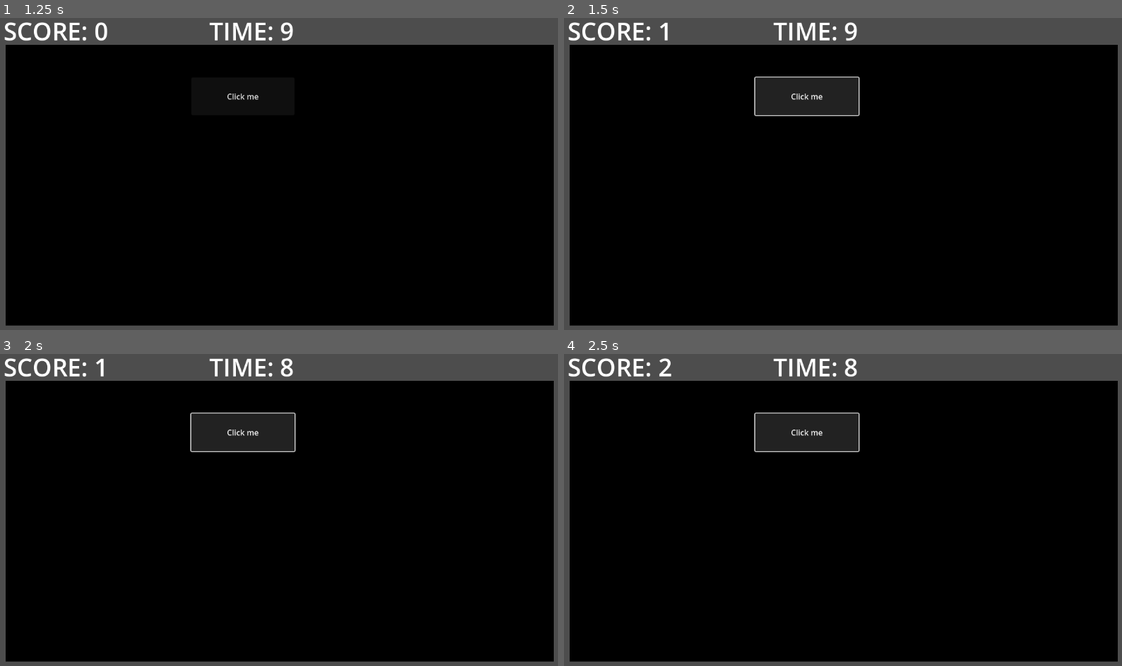
Above: before the commit, frames 1-4 (two rows, left to right).
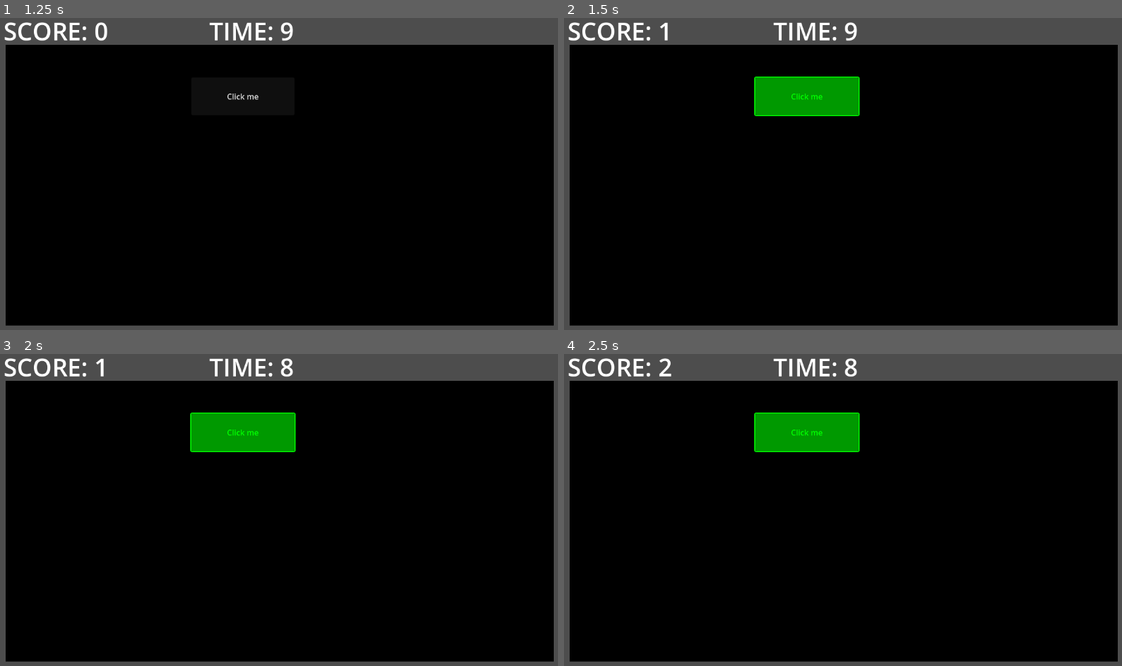
Above: after the commit, the same moments.

Repository: CD1FOX/ClickTheButtonGame
Game: Godot game, scene res://start_screen.tscn
The game is run twice, just before and just after one commit, with the same random seed, the same clock (stepped at 60 frames per second) and the same inputs.
Inputs:
- Up to frame 1 (1.25 s): click "PLAY" at 0.5 s
- Up to frame 2 (1.5 s): click "Click me" at 1.25 s
- Up to frame 3 (2 s): no input
- Up to frame 4 (2.5 s): click "Click me" at 2 s

Frame 1 is identical in both runs. In frame 2, 2.4% of the frame differs, in the area x 34-54%, y 18-32%; in frame 3, 2.4%; in frame 4, 2.4%.

Commit message:
Update
Added:
- Button Hover Effect

Diff:
--- a/main.gd
+++ b/main.gd
@@ -33,12 +33,13 @@
 	#TimerLeft
 	$TimeLeftLabel.text = "TIME: " + str(int($TimeLeftTimer.time_left))
 
-	if clickCount % 10 == 0 and clickCount != 0:
+	if clickCount % 30 == 0 and clickCount != 0:
 		ShrinkSize()
 	else:
 		shrinkAlready = false
 
 func _on_button_pressed() -> void:
+	$Button.modulate = Color(0, 128, 0)
 	var sound = ClickSoundScene.instantiate()
 	add_child(sound)
 	clickCount += 1
@@ -51,3 +52,11 @@
 		Global.high_score = clickCount
 		Global.save_high_score()
 	get_tree().change_scene_to_file("res://end_screen.tscn")
+
+
+func _on_button_mouse_entered() -> void:
+	$Button.modulate = Color(1, 0, 0)
+
+
+func _on_button_mouse_exited() -> void:
+	$Button.modulate = Color(1, 1, 1)
--- a/main.tscn
+++ b/main.tscn
@@ -48,5 +48,7 @@
 wait_time = 10.0
 
 [connection signal="timeout" from="RepositionTimer" to="." method="_on_timer_timeout"]
+[connection signal="mouse_entered" from="Button" to="." method="_on_button_mouse_entered"]
+[connection signal="mouse_exited" from="Button" to="." method="_on_button_mouse_exited"]
 [connection signal="pressed" from="Button" to="." method="_on_button_pressed"]
 [connection signal="timeout" from="TimeLeftTimer" to="." method="_on_time_left_timer_timeout"]
